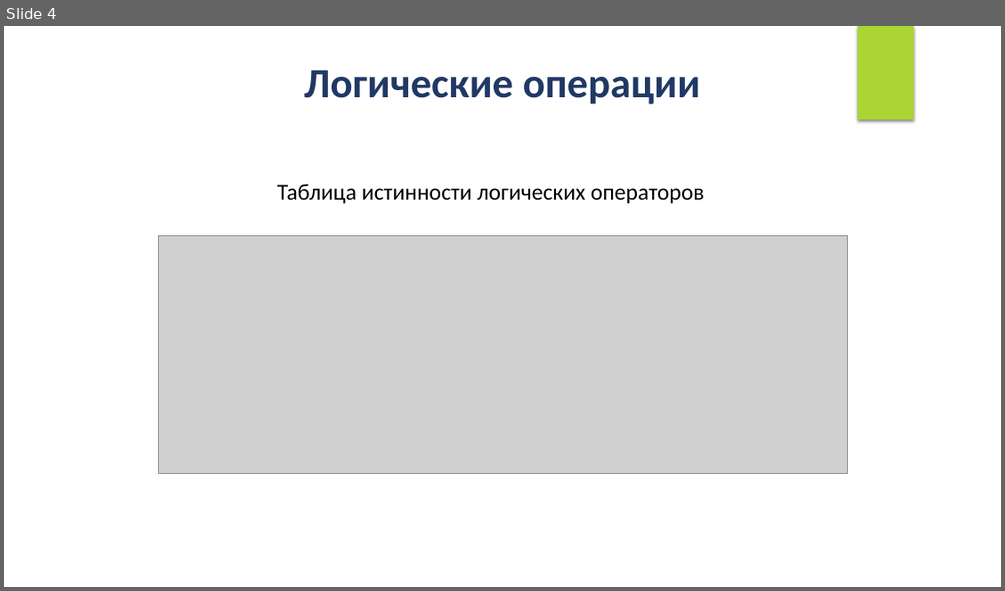
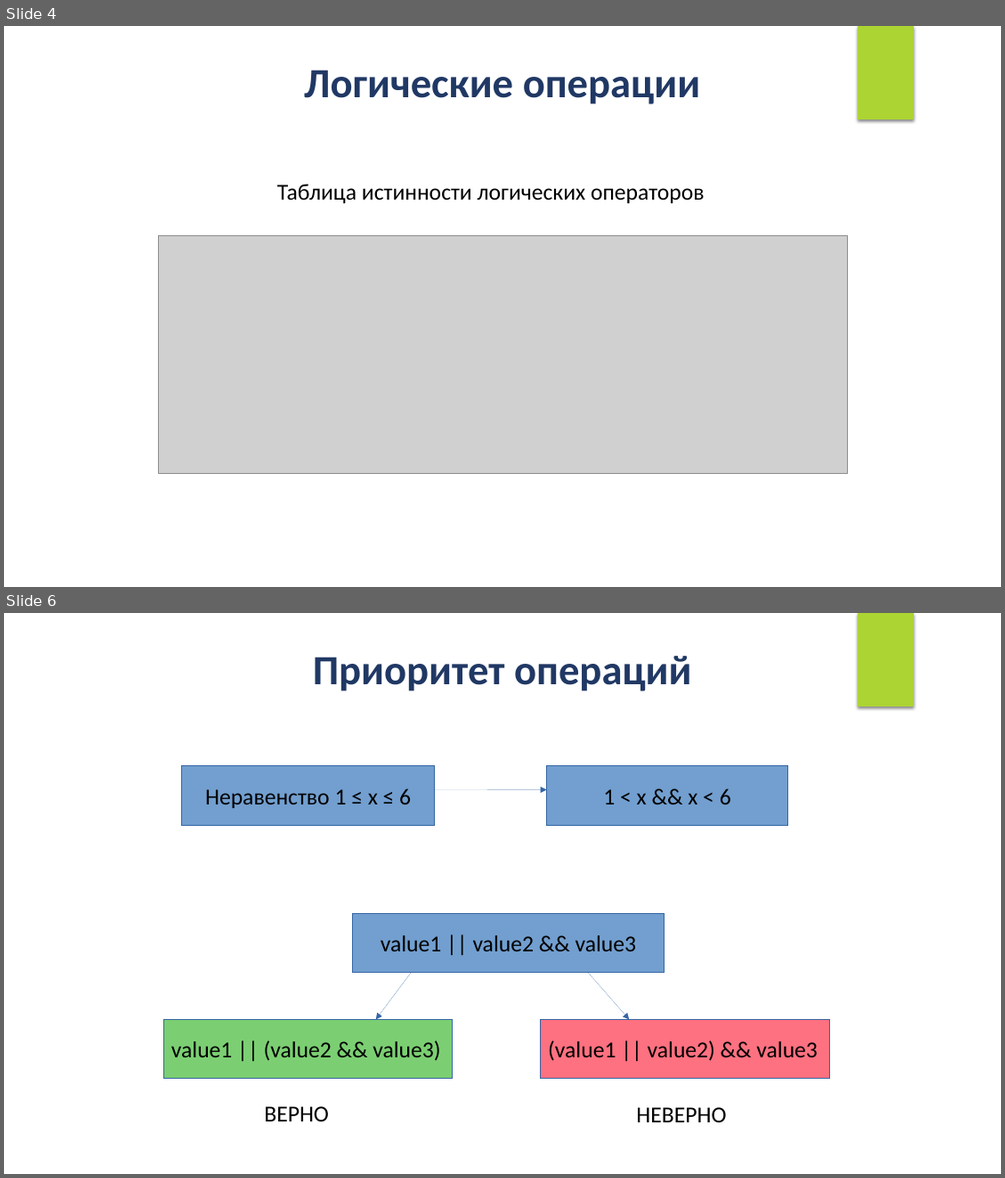
Before and after one commit to IriEfremova/LessonsCube, a slide deck: Samsung/Lesson5/Logical_operations.pptx. Shown one above the other, each under a label of ours: slide 4 before the commit, slides 4 and 6 after it; the slides between them are not shown. The pictures are 1005x591 and 1005x1178 pixels, drawn with LibreOffice and Linux fonts; fonts in the diff are those of the drawing; grey boxes stand for pictures. Boxes give left, top, right and bottom in pixels: in the first picture for what was removed or moved away, otherwise in the second. Text is boxed around its words. In the diff, an @@ line names an element or a change of style, - is before the commit and + after.

```diff
--- a/Samsung/Lesson5/Logical_operations.pptx
+++ b/Samsung/Lesson5/Logical_operations.pptx
@@ slide 6 added at <box>4,613,1001,1174</box>, background #FFFFFF; not listed: 1 template element that a slide beside it also shows @@
@@ text added at <box>313,656,692,691</box>, 40 pt, text #203864, bold @@
+Приоритет операций
@@ rectangle added at <box>182,766,436,826</box>, fill #729FCF, outline #3465A4 0.75 pt, 22 pt, text #000000 @@
+Неравенство 1 ≤ x ≤ 6
@@ rectangle added at <box>547,766,788,826</box>, fill #729FCF, outline #3465A4 0.75 pt, 22 pt, text #000000 @@
+1 < x && x < 6
@@ arrow added from (435, 789) to (547, 789), #3465A4 0.75 pt @@
@@ rectangle added at <box>353,914,664,973</box>, fill #729FCF, outline #3465A4 0.75 pt, 22 pt, text #000000 @@
+value1 || value2 && value3
@@ arrow added from (412, 972) to (376, 1019), #3465A4 0.75 pt @@
@@ arrow added from (588, 972) to (629, 1019), #3465A4 0.75 pt @@
@@ rectangle added at <box>164,1019,453,1078</box>, fill #7BCF72, outline #3465A4 0.75 pt, 22 pt, text #000000 @@
+value1 || (value2 && value3)
@@ rectangle added at <box>541,1019,830,1078</box>, fill #FE7180, outline #3465A4 0.75 pt, 22 pt, text #000000 @@
+(value1 || value2) && value3
@@ text added at <box>264,1106,329,1121</box>, 22 pt, text #000000 @@
+ВЕРНО
@@ text added at <box>636,1107,726,1122</box>, 22 pt, text #000000 @@
+НЕВЕРНО
```
Also in this commit, not shown: 14 other slides added.
